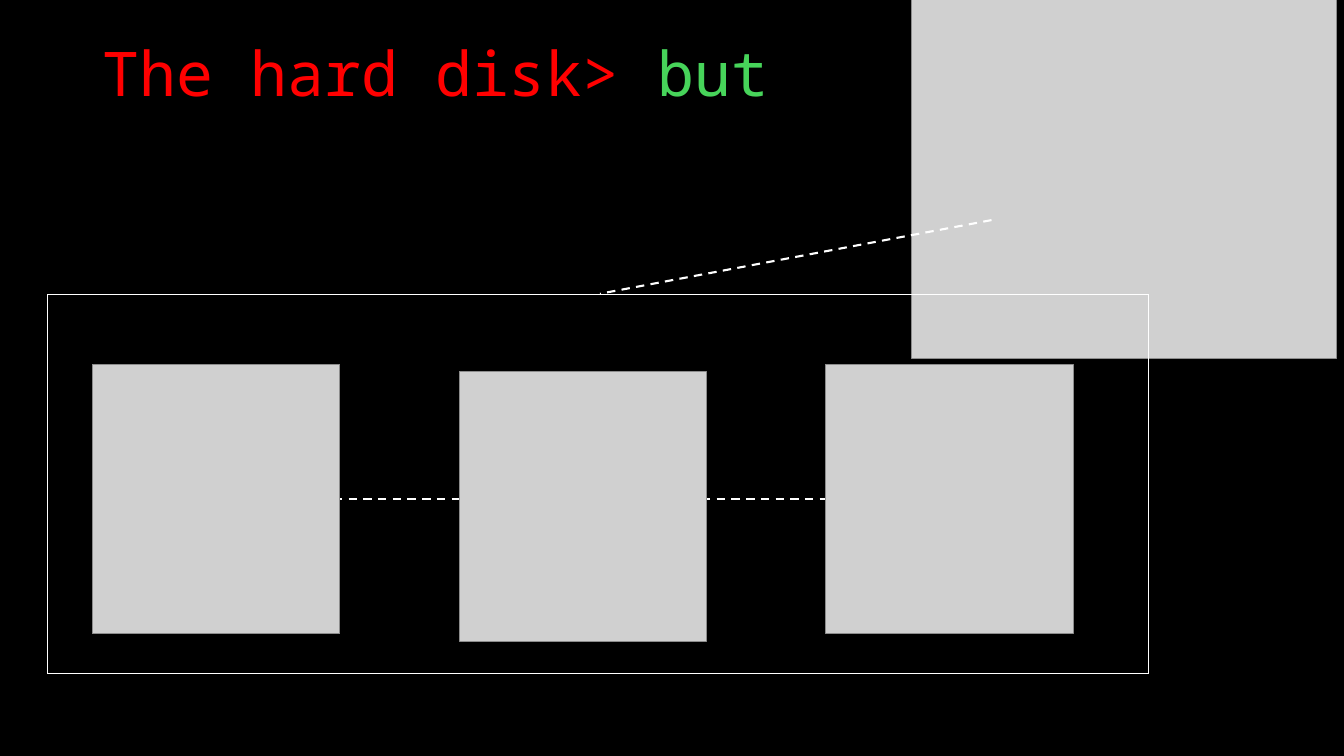
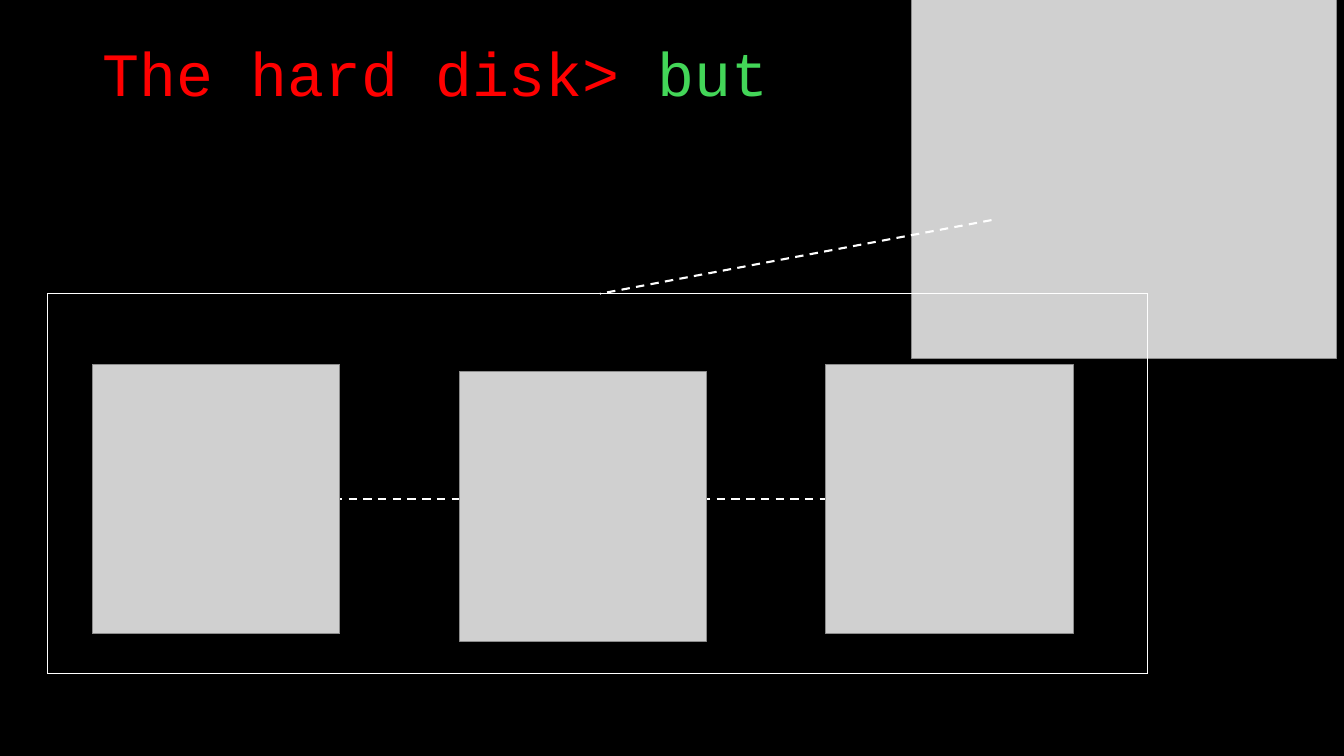
Before and after one commit to Fafishyle/Jeu_domaine_seccuritee, a slide deck: slide 4 of Slide_jeu.pptx. Drawn at 1344x756 pixels with LibreOffice and Linux fonts; fonts in the diff are those of the drawing; grey boxes stand for pictures. Boxes give left, top, right and bottom in pixels: in the first picture for what was removed or moved away, otherwise in the second. Text is boxed around its words. In the diff, an @@ line names an element or a change of style, - is before the commit and + after.

```diff
--- a/Slide_jeu.pptx
+++ b/Slide_jeu.pptx
@@ title "The hard disk> but" at [102, 52, 768, 97]: font Noto Sans Mono to Courier New; text colour #47D45A to #43D658 in "but" @@
```
Also in this commit, not shown: 6 other slides changed, 1 slide added, 2 other files.
